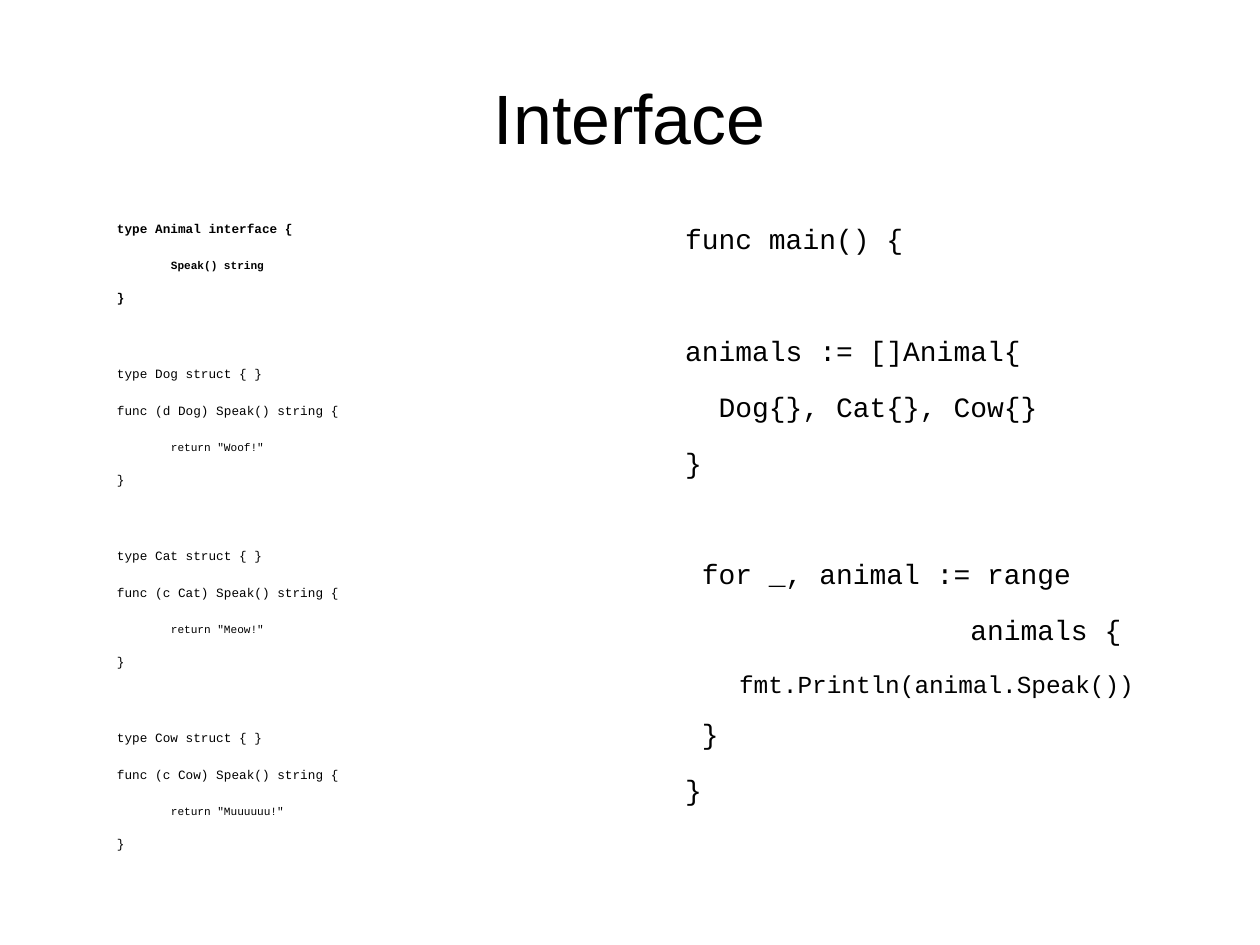
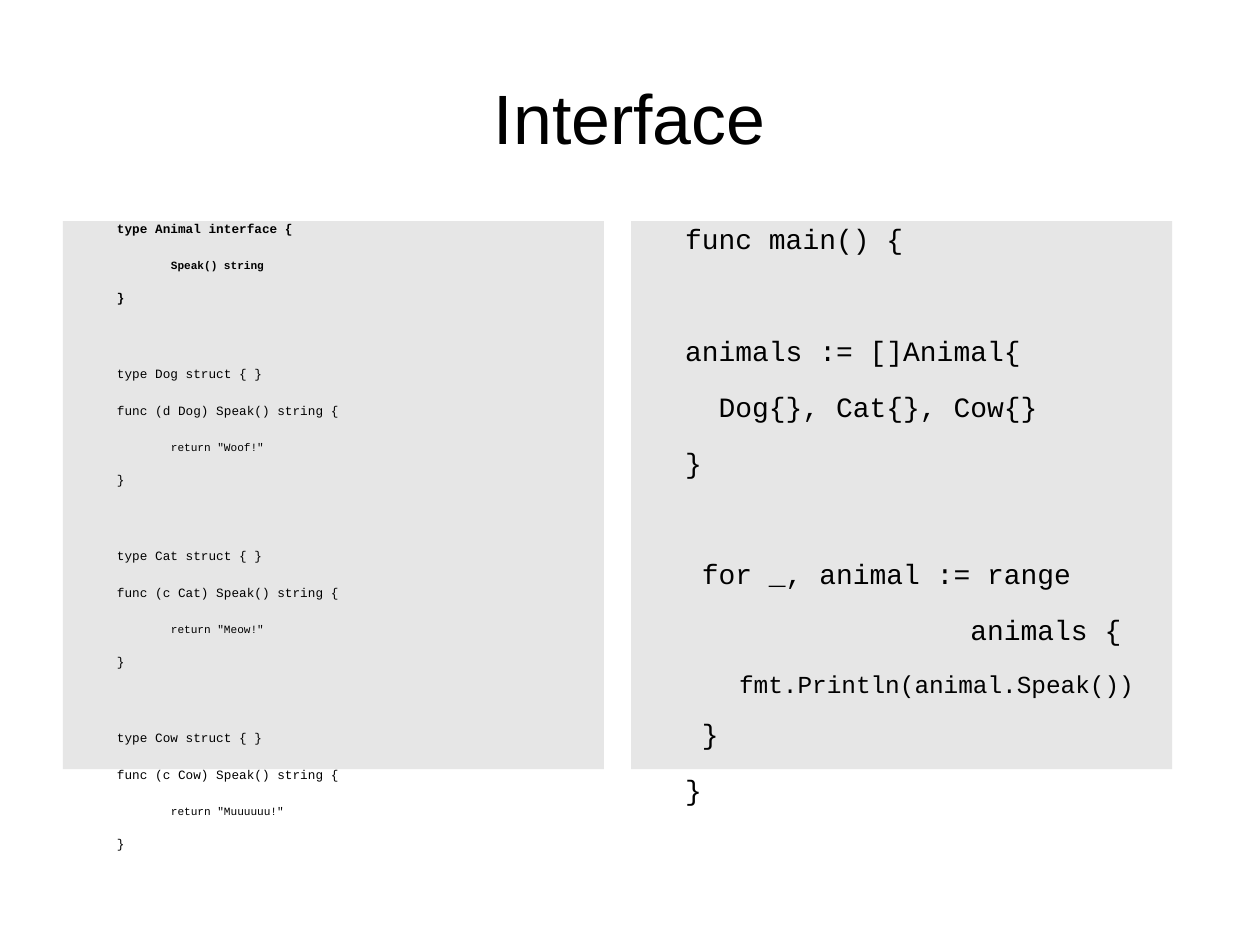
Before and after one commit to rayank77b/smallStuffs, a slide deck: slide 30 of programmierung/vortrag/golang.odp. Drawn at 1260x945 pixels with LibreOffice and Linux fonts; fonts in the diff are those of the drawing. Boxes give left, top, right and bottom in pixels: in the first picture for what was removed or moved away, otherwise in the second. Text is boxed around its words. In the diff, an @@ line names an element or a change of style, - is before the commit and + after.

```diff
--- a/programmierung/vortrag/golang.odp
+++ b/programmierung/vortrag/golang.odp
@@ text "type Animal interface {": place and size @@
-text "type Animal interface {" at bbox=[117, 224, 323, 815]
+text "type Animal interface {" at bbox=[63, 221, 604, 769]
@@ text "type Animal interface {" at bbox=[63, 221, 604, 769]: fill none to #E6E6E6 @@
@@ text "func main() {": place and size @@
-text "func main() {" at bbox=[685, 229, 1134, 698]
+text "func main() {" at bbox=[631, 221, 1172, 769]
@@ text "func main() {" at bbox=[631, 221, 1172, 769]: fill none to #E6E6E6 @@
```
Also in this commit, not shown: 10 other slides changed.
